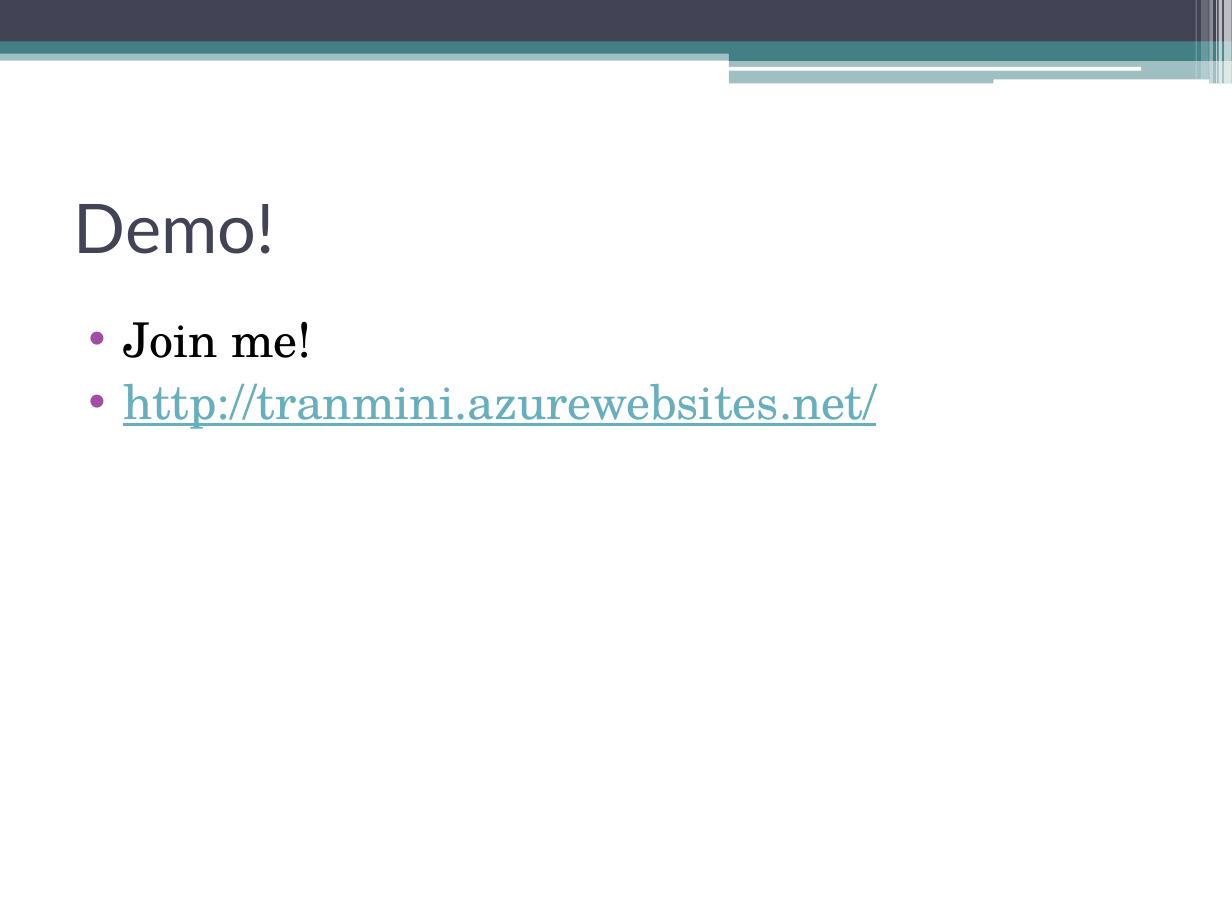
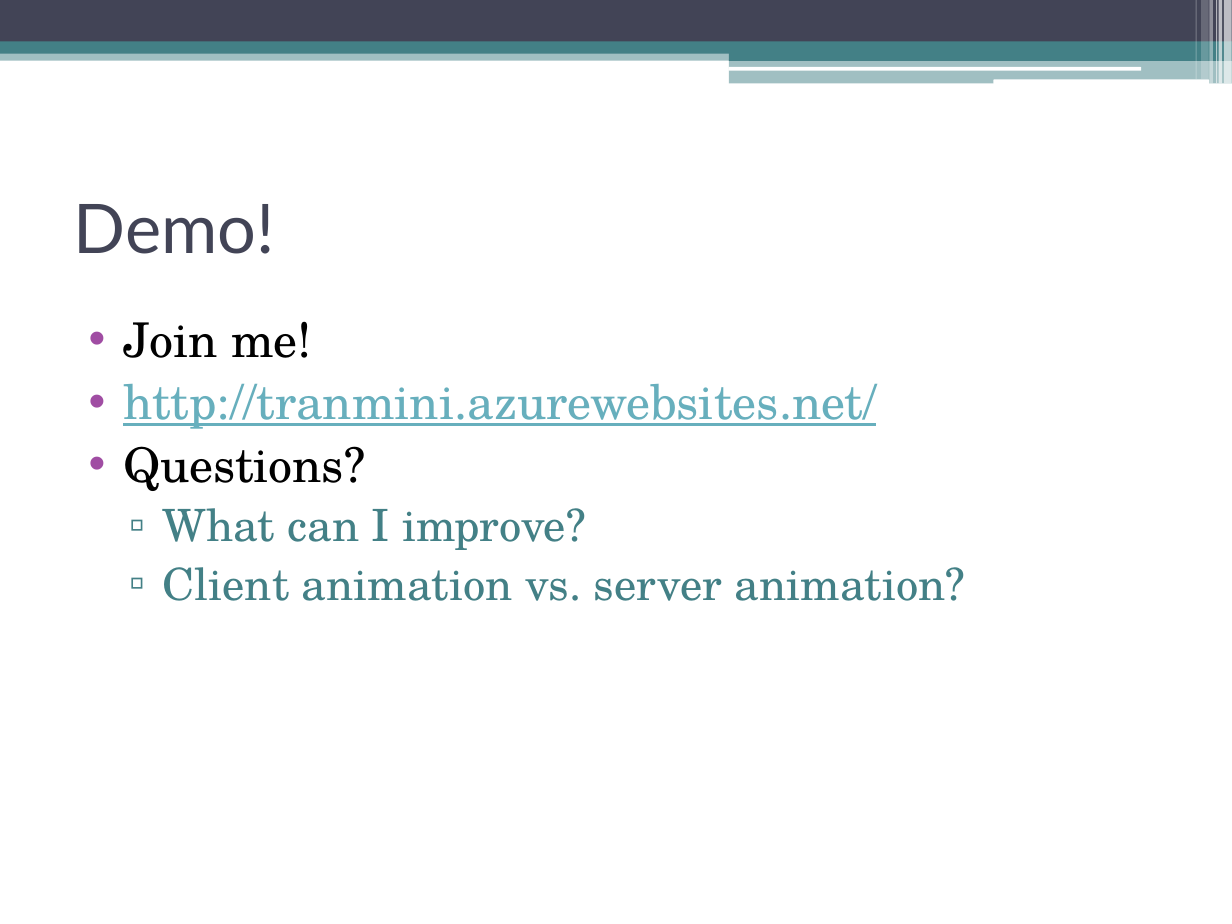
Before and after one commit to SnoBoarder/CS651-Websites, a slide deck: slide 8 of FinalProject/TranBrian-Presentation.pptx. Drawn at 1232x924 pixels with LibreOffice and Linux fonts; fonts in the diff are those of the drawing. Boxes give left, top, right and bottom in pixels: in the first picture for what was removed or moved away, otherwise in the second. Text is boxed around its words. In the diff, an @@ line names an element or a change of style, - is before the commit and + after.

```diff
--- a/FinalProject/TranBrian-Presentation.pptx
+++ b/FinalProject/TranBrian-Presentation.pptx
@@ text at (x1=123, y1=446, x2=966, y2=601): paragraphs added @@
+• Questions?
+  ▫ What can I improve?
+  ▫ Client animation vs. server animation?
```
Also in this commit, not shown: 1 other slide changed.
